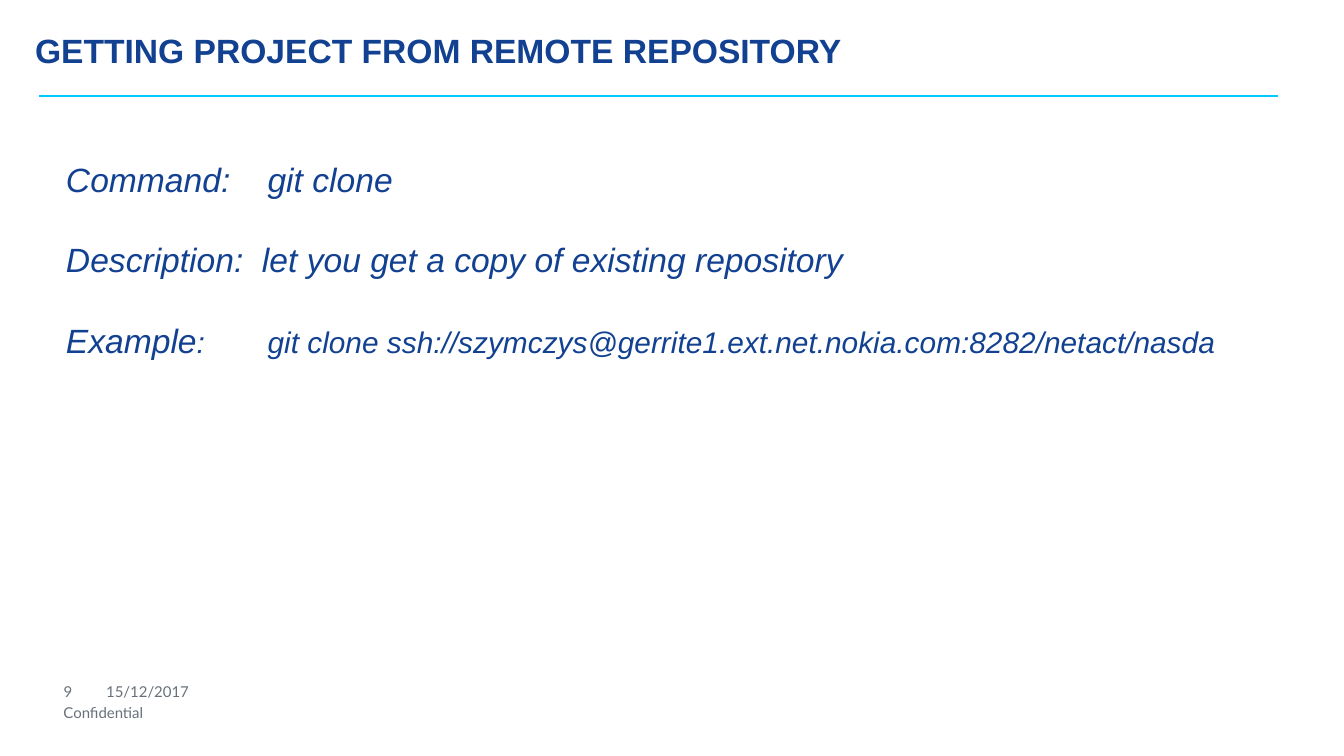
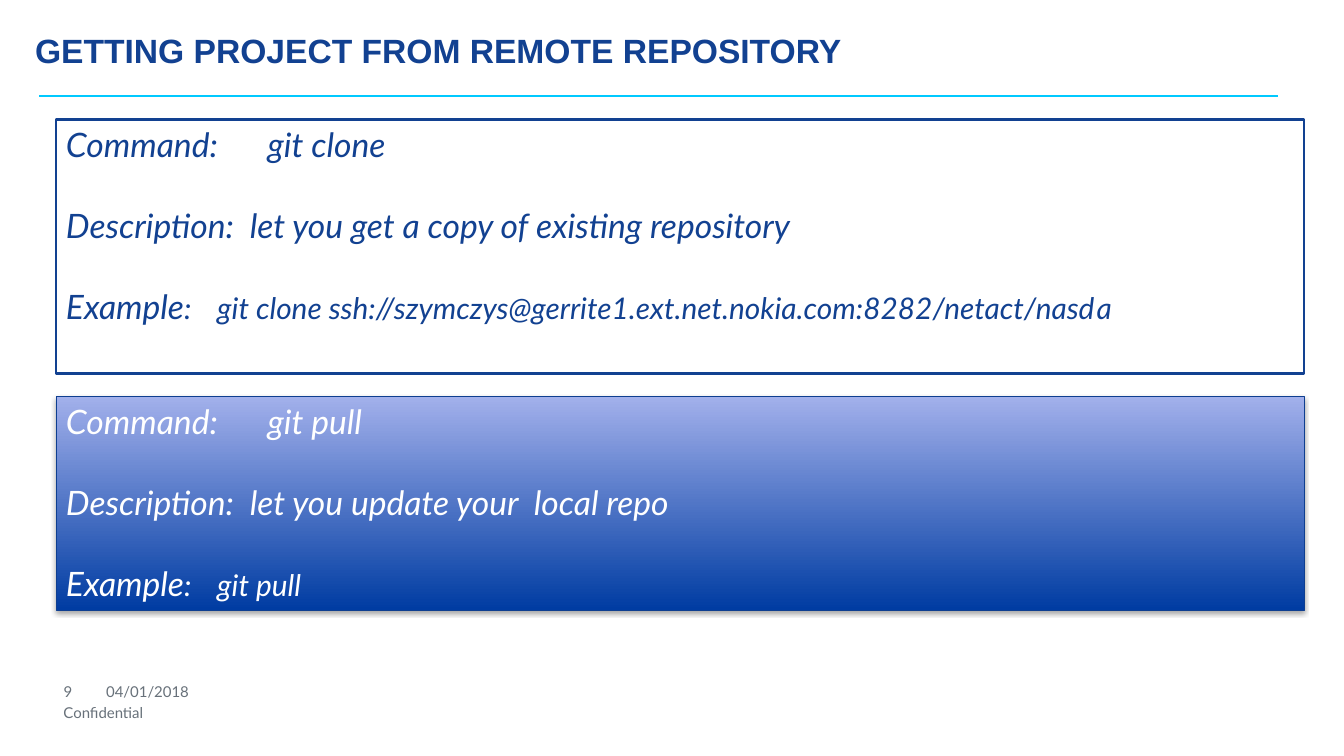
Before and after one commit to testowe10/szkolenie, a slide deck: slide 9 of GIT presentation.pptx. Drawn at 1344x756 pixels with LibreOffice and Linux fonts; fonts in the diff are those of the drawing; background and template pictures are left out. Boxes give left, top, right and bottom in pixels: in the first picture for what was removed or moved away, otherwise in the second. Text is boxed around its words. In the diff, an @@ line names an element or a change of style, - is before the commit and + after.

Commit message:
Dodano jeszcze opis komendy git pull

```diff
--- a/GIT presentation.pptx
+++ b/GIT presentation.pptx
@@ rectangle "Command: git clone": place and size @@
-rectangle "Command: git clone" at box(66, 167, 1215, 360)
+rectangle "Command: git clone" at box(56, 119, 1305, 373)
@@ rectangle "Command: git clone" at box(56, 119, 1305, 373): font Arial to Lato; fill none to #FFFFFF; outline none to #124191 2 pt @@
@@ rectangle added at box(56, 396, 1305, 610), fill gradient #003CA3 to #A3AFEB, outline #0E3F91 0.75 pt, 24 pt, text #FFFFFF, italic @@
+Command: git pull
+Description: let you update your local repo
+Example: git pull
@@ text at box(106, 686, 189, 698): text changed @@
-15/12/2017
+04/01/2018
```
Also in this commit, not shown: 19 other slides changed.
